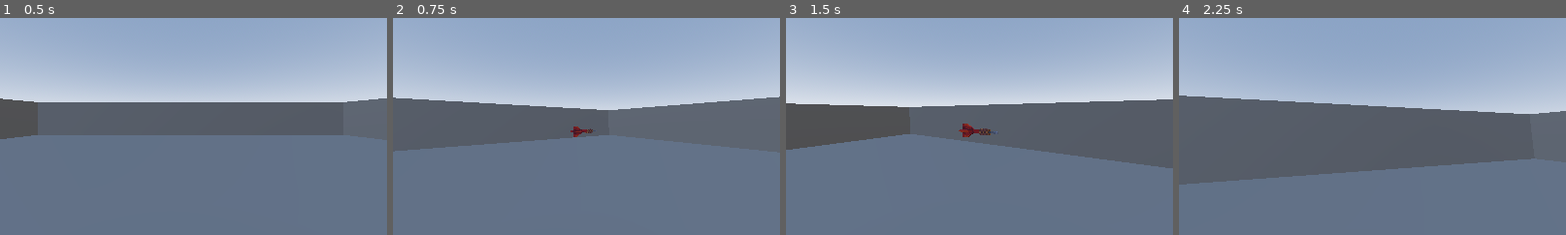
Above: before the commit, frames 1-4 (left to right).
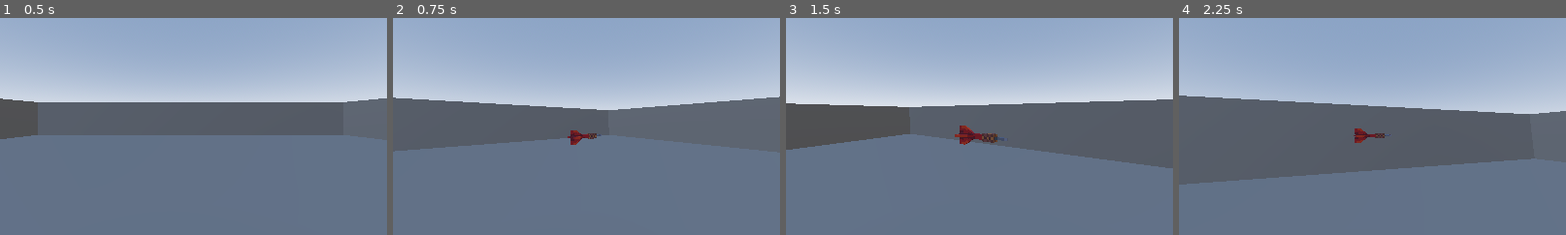
Above: after the commit, the same moments.

Repository: ravewyvern/bad-ideas-game-jam
Game: Godot game, scene res://Scenes/Game.tscn
The game is run twice, just before and just after one commit, with the same random seed, the same clock (stepped at 60 frames per second) and the same inputs.
Inputs (mouse positions are % of the whole screen's width and height, from its top left):
- Up to frame 1 (0.5 s): no input
- Up to frame 2 (0.75 s): move the mouse to (55, 50) at 0.52 s; press the mouse at (55, 50) at 0.53 s; hold O (Move.Forward) from 0.53 s (still down)
- Up to frame 3 (1.5 s): keep holding O (Move.Forward); tap Space (Move.Jump) at 0.77 s; move the mouse to (45, 50) at 1.27 s; release the mouse at (45, 50) at 1.28 s; click (45, 50) at 1.35 s
- Up to frame 4 (2.25 s): keep holding O (Move.Forward); tap Space (Move.Jump) at 1.52 s; move the mouse to (52, 48) at 2.02 s; press the mouse at (52, 48) at 2.03 s
The pictures show only the part of the screen within x 25-75%, y 27-77%; the shares and areas given below are measured in that part.

Frame 1 is identical in both runs. In frame 2, 0.3% of the frame differs, in the area x 45-54%, y 50-59%; in frame 3, 0.6%, in the area x 43-57%, y 48-59%; in frame 4, 0.3%.

Commit message:
Adding enemy with HP and Gravity.
Added base enemy that has HP, gravity and added damage for the bullet.

Diff:
--- a/Scenes/Bullet.tscn
+++ b/Scenes/Bullet.tscn
@@ -7,6 +7,7 @@
 size = Vector3(1.2893066, 0.20758057, 0.17016602)
 
 [node name="Area3D" type="Area3D" unique_id=824319216]
+collision_layer = 2
 script = ExtResource("1_vlxeq")
 
 [node name="CollisionShape3D" type="CollisionShape3D" parent="." unique_id=1220154731]
@@ -14,4 +15,6 @@
 shape = SubResource("BoxShape3D_qvus8")
 
 [node name="blockbench_export" parent="." unique_id=1398169011 instance=ExtResource("2_14k46")]
-transform = Transform3D(1, 0, 0, 0, 1, 0, 0, 0, 1, -0.04465723, -0.5298346, 0)
+transform = Transform3D(1, 0, 0, 0, 1, 0, 0, 0, 1, 0, -0.53, 0)
+
+[connection signal="body_entered" from="." to="." method="_on_body_entered"]
--- /dev/null
+++ b/Scenes/Enemy.tscn
@@ -0,0 +1,17 @@
+[gd_scene format=3 uid="uid://bnyeoqhth7m02"]
+
+[ext_resource type="Script" uid="uid://ifj5fgta41yr" path="res://Scripts/enemy.gd" id="1_m1htj"]
+
+[sub_resource type="CapsuleMesh" id="CapsuleMesh_m1htj"]
+
+[sub_resource type="CapsuleShape3D" id="CapsuleShape3D_wovta"]
+
+[node name="CharacterBody3D" type="CharacterBody3D" unique_id=2108781441]
+collision_mask = 2
+script = ExtResource("1_m1htj")
+
+[node name="MeshInstance3D" type="MeshInstance3D" parent="." unique_id=952870692]
+mesh = SubResource("CapsuleMesh_m1htj")
+
+[node name="CollisionShape3D" type="CollisionShape3D" parent="." unique_id=893549936]
+shape = SubResource("CapsuleShape3D_wovta")
--- a/Scenes/Game.tscn
+++ b/Scenes/Game.tscn
@@ -2,6 +2,7 @@
 
 [ext_resource type="PackedScene" uid="uid://bxncbsqm60ce2" path="res://Scenes/Maps/Test.tscn" id="1_gl6un"]
 [ext_resource type="PackedScene" uid="uid://dyslkmujlojtn" path="res://Scenes/Player.tscn" id="1_iukft"]
+[ext_resource type="PackedScene" uid="uid://bnyeoqhth7m02" path="res://Scenes/Enemy.tscn" id="3_j5yw3"]
 
 [node name="Game" type="Node3D" unique_id=1578828073]
 
@@ -9,3 +10,8 @@
 
 [node name="CharacterBody3D" parent="." unique_id=819093483 instance=ExtResource("1_iukft")]
 transform = Transform3D(1, 0, 0, 0, 1, 0, 0, 0, 1, 0, 2, 0)
+
+[node name="CharacterBody3D2" parent="." unique_id=2108781441 instance=ExtResource("3_j5yw3")]
+transform = Transform3D(1, 0, 0, 0, 1, 0, 0, 0, 1, -3.1355343, 2.2349544, 2.3598561)
+collision_mask = 1
+floor_constant_speed = true
--- a/Scripts/bullet.gd
+++ b/Scripts/bullet.gd
@@ -1,14 +1,21 @@
 extends Area3D
 
-@export var speed = 40.0
+@export var speed = 30.0
 @export var lifetime = 3.0
+@export var damage = 10
 
 var direction = Vector3.ZERO
 
-# Destroy after 3 seconds.
 func _ready():
+	# Destroy after 3 seconds
 	await get_tree().create_timer(lifetime).timeout
 	queue_free()
 
 func _physics_process(delta):
 	translate(direction * speed * delta)
+
+func _on_body_entered(body):
+	if body.has_method("take_damage"):
+		body.take_damage(damage)
+
+	queue_free()
--- /dev/null
+++ b/Scripts/enemy.gd
@@ -0,0 +1,22 @@
+extends CharacterBody3D
+
+@export var health = 50
+
+func _physics_process(delta):
+
+	# Add gravity.
+	if not is_on_floor():
+		velocity += get_gravity() * delta
+
+	move_and_slide()
+
+# Receive damage based on bullet "damage" var.
+func take_damage(amount):
+	health -= amount
+	print("Damage:", amount)
+
+	if health <= 0:
+		die()
+
+func die():
+	queue_free()
Not shown, added: Scripts/enemy.gd.uid
